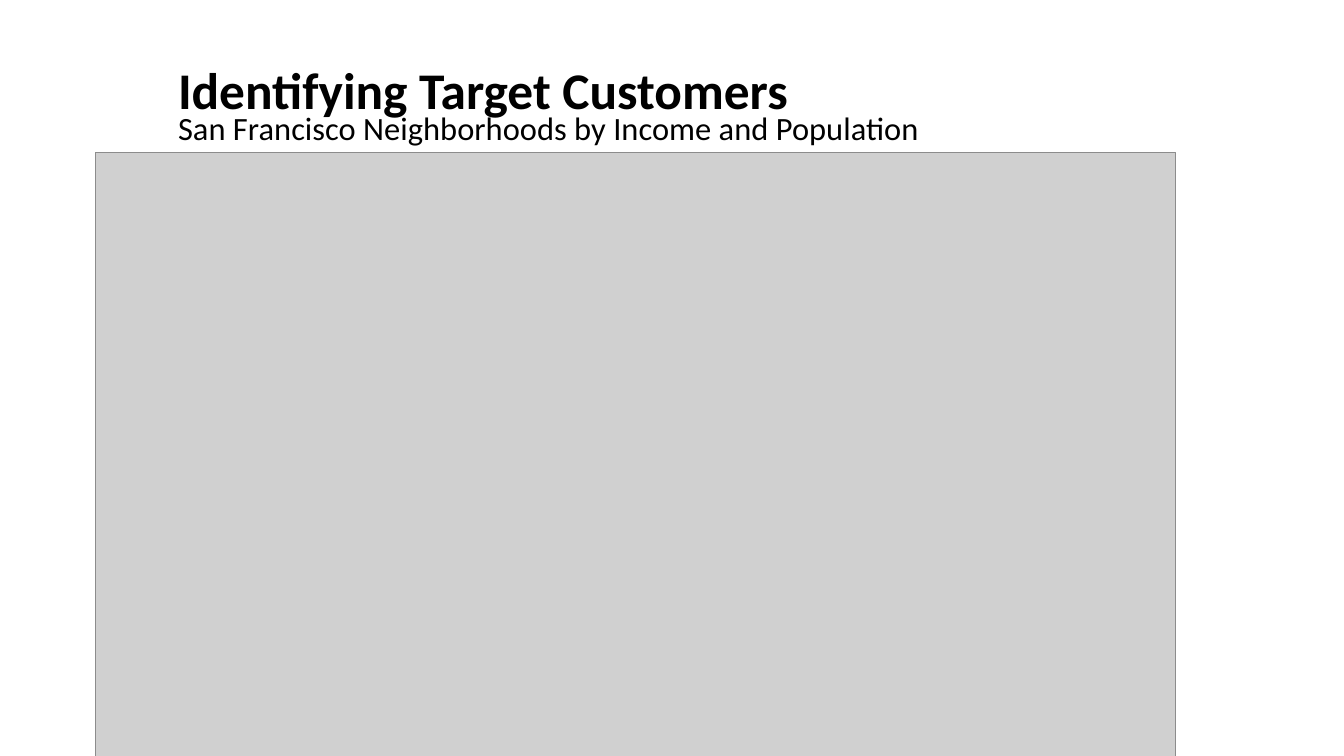
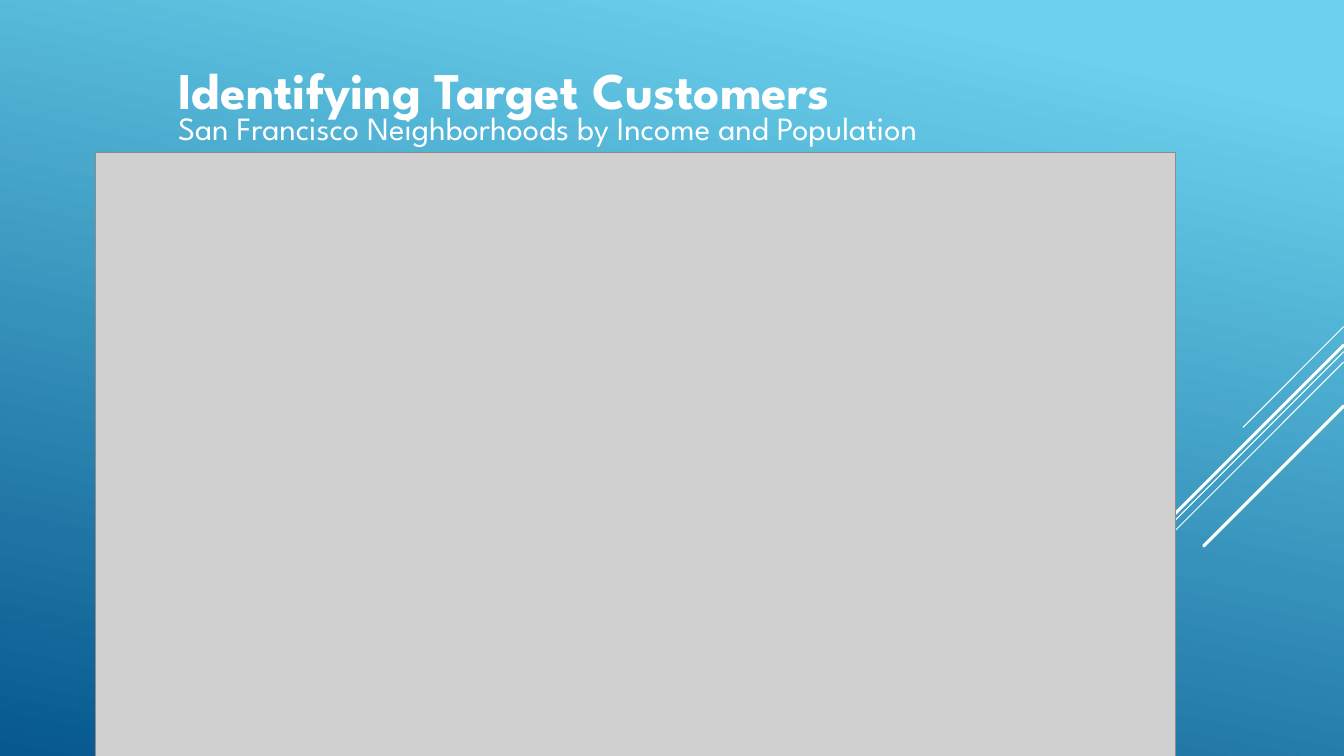
Before and after one commit to sangramsinghg/portfolio_diversifier, a slide deck: slide 17 of Portfolio_Diversifer.pptx. Drawn at 1344x756 pixels with LibreOffice and Linux fonts; fonts in the diff are those of the drawing; grey boxes stand for pictures. Boxes give left, top, right and bottom in pixels: in the first picture for what was removed or moved away, otherwise in the second. Text is boxed around its words. In the diff, an @@ line names an element or a change of style, - is before the commit and + after.

```diff
--- a/Portfolio_Diversifer.pptx
+++ b/Portfolio_Diversifer.pptx
@@ background #FFFFFF to gradient #6ED2EB to #06588E @@
@@ text "Identifying Target Customers San Francisco ..." at (178,73,917,147): font Calibri to League Spartan, text colour #000000 to #FFFFFF @@
@@ group added at (1015,327,1344,681): 5 lines @@
```
Also in this commit, not shown: 10 other slides changed, 7 slides added, 7 slides removed.
